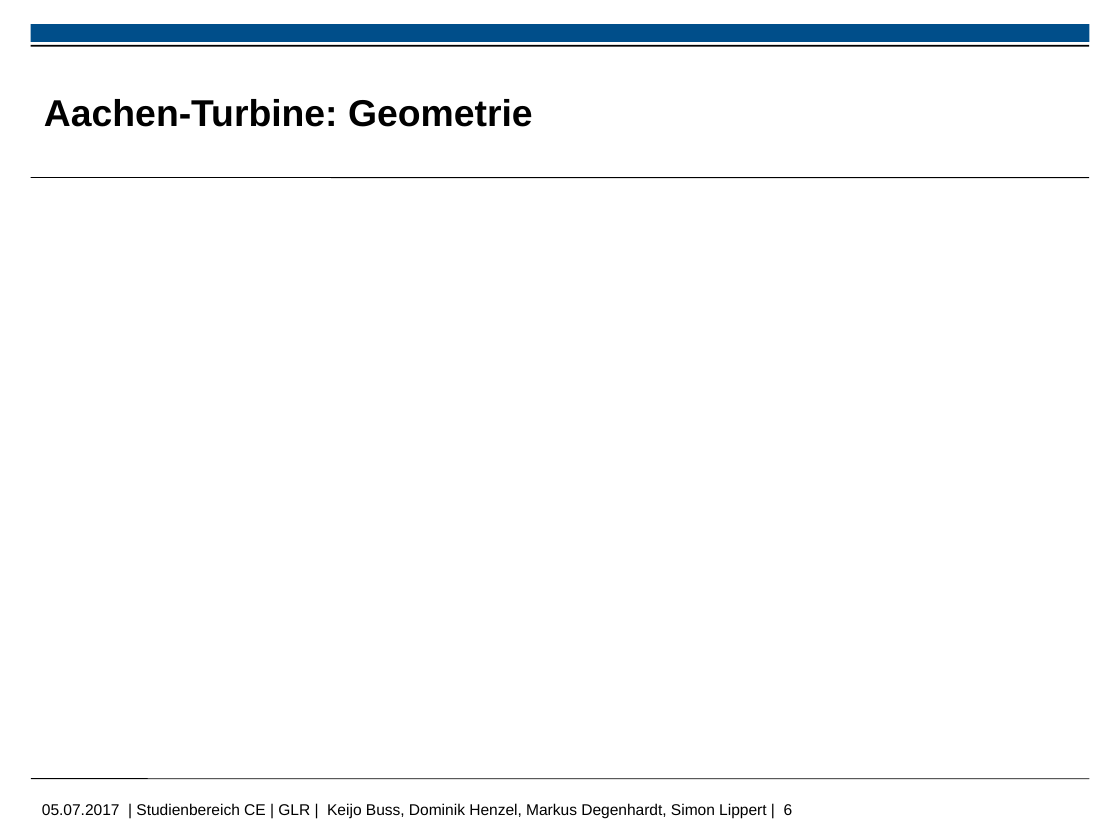
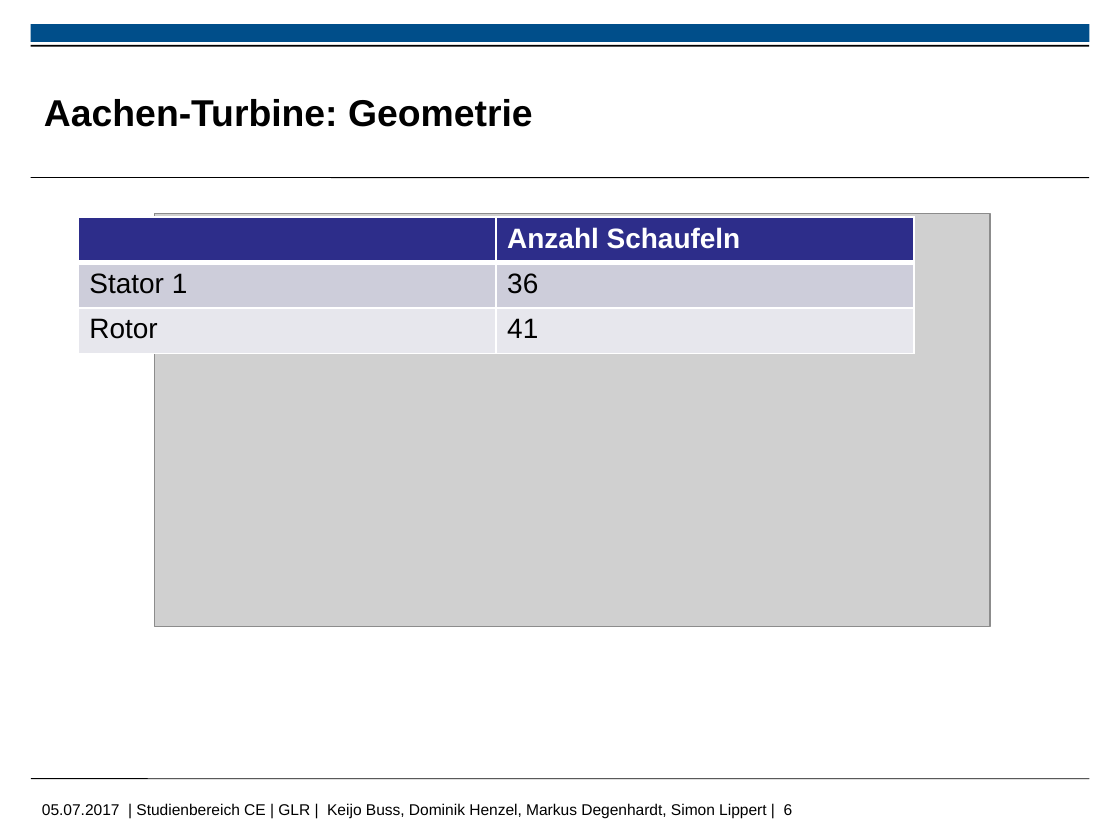
Before and after one commit to MDegenhardt/AusarbeitungADP, a slide deck: slide 6 of Präsentation/Abschluss_Präsentation_Simon.pptx. Drawn at 1120x840 pixels with LibreOffice and Linux fonts; fonts in the diff are those of the drawing; grey boxes stand for pictures; background and template pictures are left out. Boxes give left, top, right and bottom in pixels: in the first picture for what was removed or moved away, otherwise in the second. Text is boxed around its words. In the diff, an @@ line names an element or a change of style, - is before the commit and + after.

```diff
--- a/Präsentation/Abschluss_Präsentation_Simon.pptx
+++ b/Präsentation/Abschluss_Präsentation_Simon.pptx
@@ table added at box(78, 217, 914, 354), 3 rows, 2 columns @@
+ | Anzahl Schaufeln
+Stator 1 | 36
+Rotor | 41
@@ picture added at box(155, 214, 990, 627) @@
```
Also in this commit, not shown: 1 other file.
